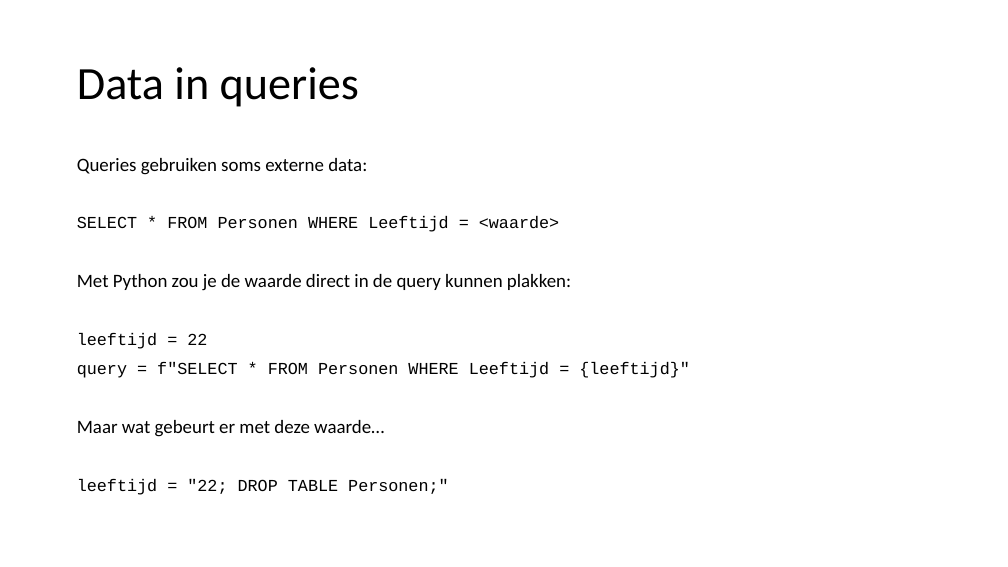
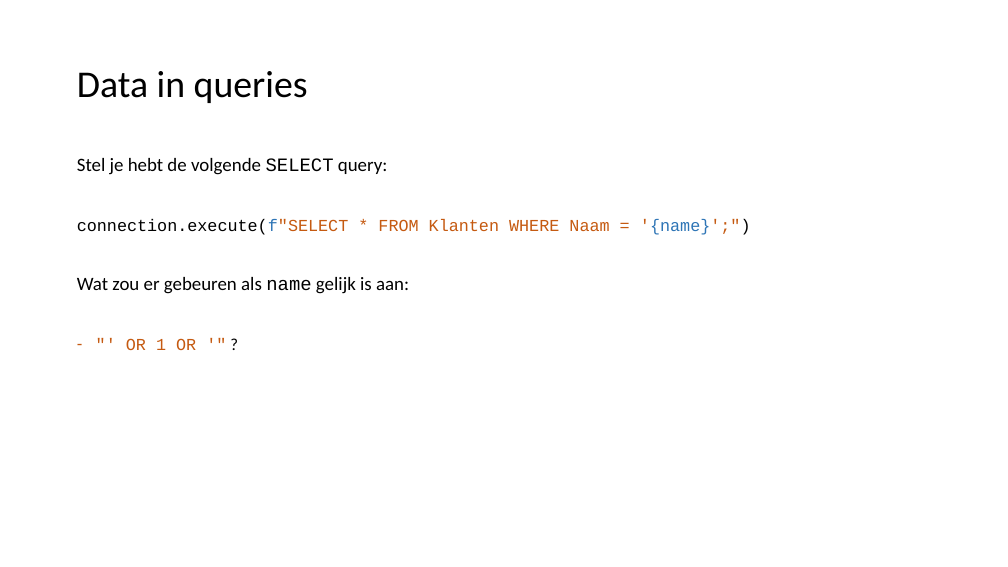
Before and after one commit to LFKoning/knowledge-sharing, a slide deck: slide 27 of sql_course/3_python/3_python.pptx (slide 14 before the commit). Drawn at 1008x567 pixels with LibreOffice and Linux fonts; fonts in the diff are those of the drawing. Boxes give left, top, right and bottom in pixels: in the first picture for what was removed or moved away, otherwise in the second. Text is boxed around its words. In the diff, an @@ line names an element or a change of style, - is before the commit and + after.

```diff
--- a/sql_course/3_python/3_python.pptx
+++ b/sql_course/3_python/3_python.pptx
@@ title "Data in queries" at (x1=77, y1=71, x2=308, y2=103): size 44 to 36 pt @@
@@ text at (x1=77, y1=158, x2=751, y2=350): text changed @@
-Queries gebruiken soms externe data:
-SELECT * FROM Personen WHERE Leeftijd = <waarde>
-Met Python zou je de waarde direct in de query kunnen plakken:
-leeftijd = 22
-query = f"SELECT * FROM Personen WHERE Leeftijd = {leeftijd}"
-Maar wat gebeurt er met deze waarde…
-leeftijd = "22; DROP TABLE Personen;"
+Stel je hebt de volgende SELECT query:
+connection.execute(f"SELECT * FROM Klanten WHERE Naam = '{name}';")
+Wat zou er gebeuren als name gelijk is aan:
+– "' OR 1 OR '" ?
```
Also in this commit, not shown: 11 other slides changed, 31 slides added, 3 slides removed, 11 other files.
